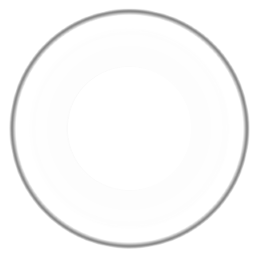
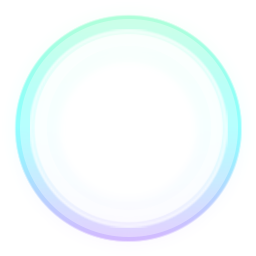
The second 256x256 image is a revision of the first. Changes to its layers:
hid "Capa 0" over [9,8,250,249]
added layer "Capa 4" above "Capa 1" over [8,8,250,249]
